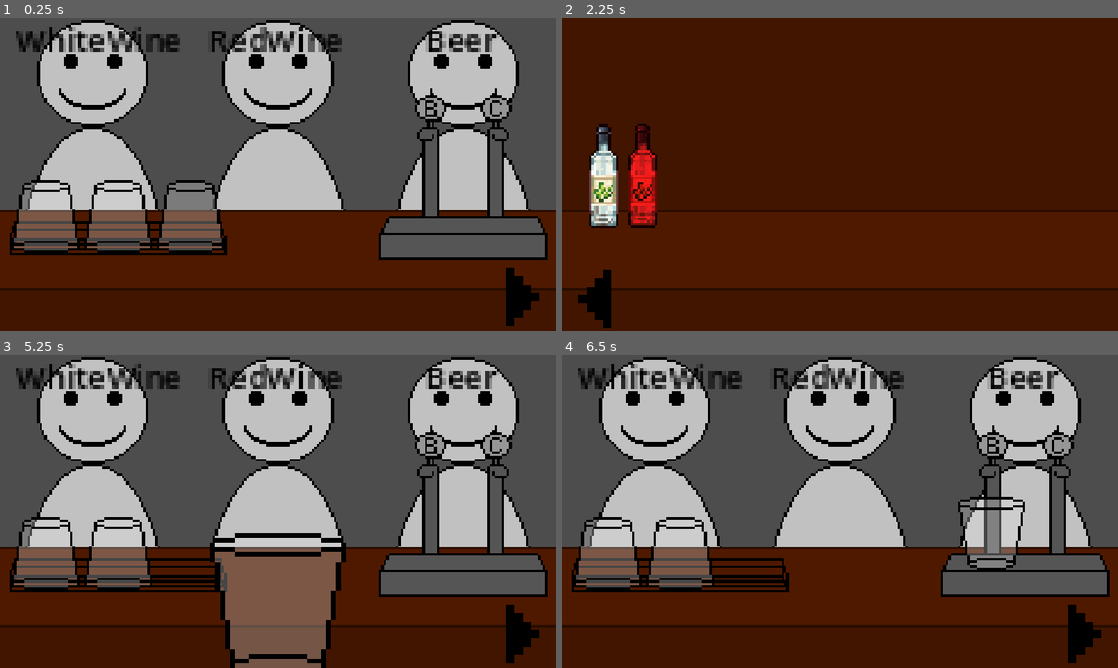
Above: before the commit, frames 1-4 (two rows, left to right).
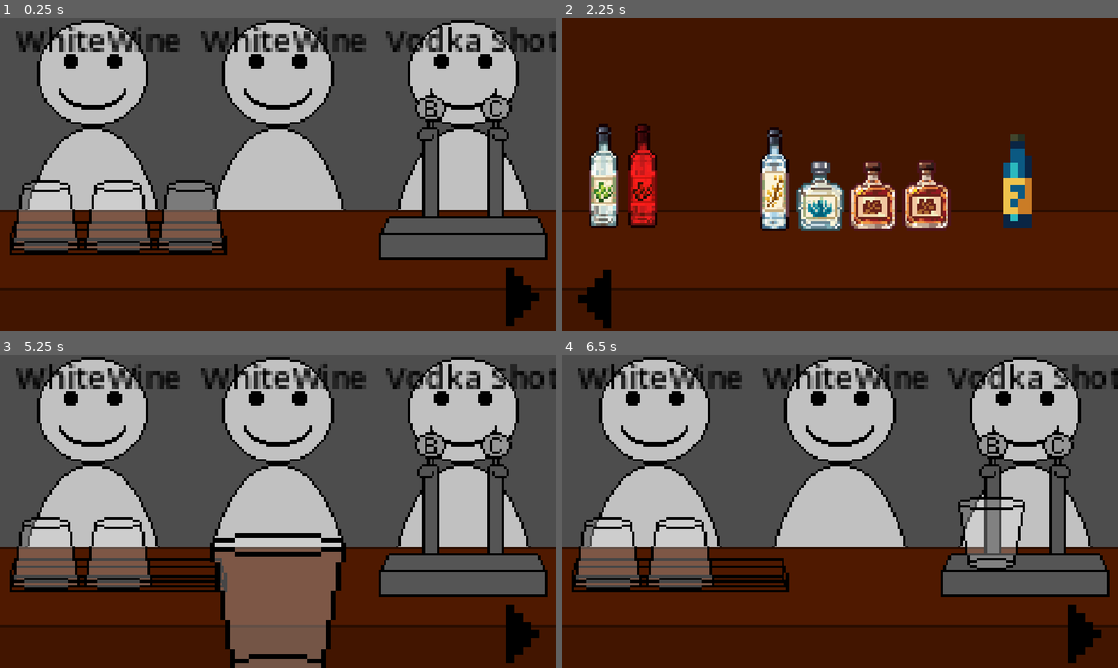
Above: after the commit, the same moments.

Repository: MJw0lf/ShiftGameJam
Game: Godot game, scene res://Scenes/test_scene.tscn
Same seed, same stepped clock (60 frames per second), same inputs: the game is played once before the commit and once after it. The project has no main scene, so this scene is started directly.
Inputs (mouse positions are in pixels of both pictures, inside the frame that each line leads up to):
- Up to frame 1 (0.25 s): no input
- Up to frame 2 (2.25 s): click (1084, 296) at 0.5 s; click (595, 299) at 1.25 s; click (1084, 296) at 2 s
- Up to frame 3 (5.25 s): click (33, 636) at 2.75 s; click (522, 633) at 3.5 s; click (33, 636) at 4.25 s; tap Enter (ui_accept) at 5 s; move the mouse to (116, 555) at 5.02 s; click (116, 555) at 5.1 s
- Up to frame 4 (6.5 s): tap Enter (ui_accept) at 5.27, 5.75, 6.02 s; move the mouse to (984, 561) at 5.77 s; click (984, 561) at 5.85 s

The runs differ from the first frame. In frame 1, 2.4% of the frame differs, in the area x 36-100%, y 2-11%; in frame 2, 7.3%, in the area x 35-85%, y 34-68%; in frame 3, 2.4%; in frame 4, 2.4%.

Commit message:
Labels kinda work

Diff:
--- /dev/null
+++ b/Objects/Alcohol/gin.tscn
@@ -0,0 +1,39 @@
+[gd_scene format=3 uid="uid://dsma3ynabrhjv"]
+
+[ext_resource type="Texture2D" uid="uid://drjm0ufol3uir" path="res://Textures/Placeholder/Alcohol/0007.png" id="1_x0o1h"]
+[ext_resource type="Script" uid="uid://05y2kjasjnnx" path="res://Scripts/alcohol_controller.gd" id="2_3u7ij"]
+
+[sub_resource type="RectangleShape2D" id="RectangleShape2D_3u7ij"]
+size = Vector2(20, 29.000004)
+
+[node name="Gin" type="Sprite2D" unique_id=976820995]
+texture = ExtResource("1_x0o1h")
+script = ExtResource("2_3u7ij")
+alcohol_name = "Gin"
+
+[node name="Area2D" type="Area2D" parent="." unique_id=1570791893]
+
+[node name="CollisionShape2D" type="CollisionShape2D" parent="Area2D" unique_id=1224046382]
+position = Vector2(9.685759e-08, -0.49999988)
+scale = Vector2(0.9999998, 0.9999998)
+shape = SubResource("RectangleShape2D_3u7ij")
+
+[node name="Label" type="Label" parent="." unique_id=1183174169]
+anchors_preset = -1
+anchor_left = 0.51600003
+anchor_top = 0.14600001
+anchor_right = 0.51600003
+anchor_bottom = 0.14600001
+offset_left = -27.064
+offset_top = -13.898
+offset_right = 25.936
+offset_bottom = 0.10199988
+offset_transform_enabled = true
+offset_transform_position = Vector2(-53, -44)
+theme_override_font_sizes/font_size = 20
+text = "WhiteWine"
+horizontal_alignment = 1
+metadata/_edit_use_anchors_ = true
+
+[connection signal="mouse_entered" from="Area2D" to="." method="_on_mouse_entered"]
+[connection signal="mouse_exited" from="Area2D" to="." method="_on_mouse_exited"]
--- a/Objects/Alcohol/red_wine.tscn
+++ b/Objects/Alcohol/red_wine.tscn
@@ -8,7 +8,6 @@
 
 [node name="RedWine" type="Sprite2D" unique_id=1705242513]
 modulate = Color(1, 0.12156863, 0.12156863, 1)
-scale = Vector2(5, 5)
 texture = ExtResource("1_j67if")
 script = ExtResource("1_frckh")
 alcohol_name = "RedWine"
@@ -20,5 +19,22 @@
 scale = Vector2(0.9999998, 0.9999998)
 shape = SubResource("RectangleShape2D_j67if")
 
+[node name="Label" type="Label" parent="." unique_id=795932408]
+anchors_preset = -1
+anchor_left = 0.51600003
+anchor_top = 0.14600001
+anchor_right = 0.51600003
+anchor_bottom = 0.14600001
+offset_left = -27.064
+offset_top = -13.898
+offset_right = 25.936
+offset_bottom = 0.10199988
+offset_transform_enabled = true
+offset_transform_position = Vector2(-53, -44)
+theme_override_font_sizes/font_size = 20
+text = "WhiteWine"
+horizontal_alignment = 1
+metadata/_edit_use_anchors_ = true
+
 [connection signal="mouse_entered" from="Area2D" to="." method="_on_mouse_entered"]
 [connection signal="mouse_exited" from="Area2D" to="." method="_on_mouse_exited"]
--- /dev/null
+++ b/Objects/Alcohol/rum.tscn
@@ -0,0 +1,39 @@
+[gd_scene format=3 uid="uid://cf4dr6g4hmu0v"]
+
+[ext_resource type="Texture2D" uid="uid://bk8h21qorkmye" path="res://Textures/Placeholder/Alcohol/0006.png" id="1_0nk0v"]
+[ext_resource type="Script" uid="uid://05y2kjasjnnx" path="res://Scripts/alcohol_controller.gd" id="2_wjvur"]
+
+[sub_resource type="RectangleShape2D" id="RectangleShape2D_3u7ij"]
+size = Vector2(20, 29.000004)
+
+[node name="Rum" type="Sprite2D" unique_id=976820995]
+texture = ExtResource("1_0nk0v")
+script = ExtResource("2_wjvur")
+alcohol_name = "Rum"
+
+[node name="Area2D" type="Area2D" parent="." unique_id=1570791893]
+
+[node name="CollisionShape2D" type="CollisionShape2D" parent="Area2D" unique_id=1224046382]
+position = Vector2(9.685759e-08, -0.49999988)
+scale = Vector2(0.9999998, 0.9999998)
+shape = SubResource("RectangleShape2D_3u7ij")
+
+[node name="Label" type="Label" parent="." unique_id=259202087]
+anchors_preset = -1
+anchor_left = 0.51600003
+anchor_top = 0.14600001
+anchor_right = 0.51600003
+anchor_bottom = 0.14600001
+offset_left = -27.064
+offset_top = -13.898
+offset_right = 25.936
+offset_bottom = 0.10199988
+offset_transform_enabled = true
+offset_transform_position = Vector2(-53, -44)
+theme_override_font_sizes/font_size = 20
+text = "WhiteWine"
+horizontal_alignment = 1
+metadata/_edit_use_anchors_ = true
+
+[connection signal="mouse_entered" from="Area2D" to="." method="_on_mouse_entered"]
+[connection signal="mouse_exited" from="Area2D" to="." method="_on_mouse_exited"]
--- /dev/null
+++ b/Objects/Alcohol/soda_water.tscn
@@ -0,0 +1,39 @@
+[gd_scene format=3 uid="uid://cew00rcfkvj2s"]
+
+[ext_resource type="Texture2D" uid="uid://dybdeyw82kb6k" path="res://Textures/Placeholder/Alcohol/Liquor Bottle 10.png" id="1_hqd6v"]
+[ext_resource type="Script" uid="uid://05y2kjasjnnx" path="res://Scripts/alcohol_controller.gd" id="2_rg4st"]
+
+[sub_resource type="RectangleShape2D" id="RectangleShape2D_hqd6v"]
+size = Vector2(4.0000005, 14.000002)
+
+[node name="SodaWater" type="Sprite2D" unique_id=976820995]
+texture = ExtResource("1_hqd6v")
+script = ExtResource("2_rg4st")
+alcohol_name = "SodaWater"
+
+[node name="Area2D" type="Area2D" parent="." unique_id=1570791893]
+
+[node name="CollisionShape2D" type="CollisionShape2D" parent="Area2D" unique_id=1224046382]
+position = Vector2(-2.3841858e-07, -2.3841858e-07)
+scale = Vector2(0.9999998, 0.9999998)
+shape = SubResource("RectangleShape2D_hqd6v")
+
+[node name="Label" type="Label" parent="." unique_id=1054691419]
+anchors_preset = -1
+anchor_left = 0.51600003
+anchor_top = 0.14600001
+anchor_right = 0.51600003
+anchor_bottom = 0.14600001
+offset_left = -27.064
+offset_top = -13.898
+offset_right = 25.936
+offset_bottom = 0.10199988
+offset_transform_enabled = true
+offset_transform_position = Vector2(-53, -44)
+theme_override_font_sizes/font_size = 20
+text = "WhiteWine"
+horizontal_alignment = 1
+metadata/_edit_use_anchors_ = true
+
+[connection signal="mouse_entered" from="Area2D" to="." method="_on_mouse_entered"]
+[connection signal="mouse_exited" from="Area2D" to="." method="_on_mouse_exited"]
--- /dev/null
+++ b/Objects/Alcohol/tequila.tscn
@@ -0,0 +1,39 @@
+[gd_scene format=3 uid="uid://bb76suaf44e63"]
+
+[ext_resource type="Texture2D" uid="uid://bk8h21qorkmye" path="res://Textures/Placeholder/Alcohol/0006.png" id="1_dbu6m"]
+[ext_resource type="Script" uid="uid://05y2kjasjnnx" path="res://Scripts/alcohol_controller.gd" id="2_me23m"]
+
+[sub_resource type="RectangleShape2D" id="RectangleShape2D_3u7ij"]
+size = Vector2(20, 29.000004)
+
+[node name="Tequila" type="Sprite2D" unique_id=976820995]
+texture = ExtResource("1_dbu6m")
+script = ExtResource("2_me23m")
+alcohol_name = "Tequila"
+
+[node name="Area2D" type="Area2D" parent="." unique_id=1570791893]
+
+[node name="CollisionShape2D" type="CollisionShape2D" parent="Area2D" unique_id=1224046382]
+position = Vector2(9.685759e-08, -0.49999988)
+scale = Vector2(0.9999998, 0.9999998)
+shape = SubResource("RectangleShape2D_3u7ij")
+
+[node name="Label" type="Label" parent="." unique_id=2003494521]
+anchors_preset = -1
+anchor_left = 0.51600003
+anchor_top = 0.14600001
+anchor_right = 0.51600003
+anchor_bottom = 0.14600001
+offset_left = -27.064
+offset_top = -13.898
+offset_right = 25.936
+offset_bottom = 0.10199988
+offset_transform_enabled = true
+offset_transform_position = Vector2(-53, -44)
+theme_override_font_sizes/font_size = 20
+text = "WhiteWine"
+horizontal_alignment = 1
+metadata/_edit_use_anchors_ = true
+
+[connection signal="mouse_entered" from="Area2D" to="." method="_on_mouse_entered"]
+[connection signal="mouse_exited" from="Area2D" to="." method="_on_mouse_exited"]
--- /dev/null
+++ b/Objects/Alcohol/vodka.tscn
@@ -0,0 +1,39 @@
+[gd_scene format=3 uid="uid://wauhme7fp67k"]
+
+[ext_resource type="Texture2D" uid="uid://du1f64ay6t3uo" path="res://Textures/Placeholder/Alcohol/0002.png" id="1_4sp6s"]
+[ext_resource type="Script" uid="uid://05y2kjasjnnx" path="res://Scripts/alcohol_controller.gd" id="2_xe4pd"]
+
+[sub_resource type="RectangleShape2D" id="RectangleShape2D_xe4pd"]
+size = Vector2(12.000002, 43.000004)
+
+[node name="Vodka" type="Sprite2D" unique_id=976820995]
+texture = ExtResource("1_4sp6s")
+script = ExtResource("2_xe4pd")
+alcohol_name = "Vodka"
+
+[node name="Area2D" type="Area2D" parent="." unique_id=1570791893]
+
+[node name="CollisionShape2D" type="CollisionShape2D" parent="Area2D" unique_id=1224046382]
+position = Vector2(9.685759e-08, 0.49999952)
+scale = Vector2(0.9999998, 0.9999998)
+shape = SubResource("RectangleShape2D_xe4pd")
+
+[node name="Label" type="Label" parent="." unique_id=895923063]
+anchors_preset = -1
+anchor_left = 0.51600003
+anchor_top = 0.14600001
+anchor_right = 0.51600003
+anchor_bottom = 0.14600001
+offset_left = -27.064
+offset_top = -13.898
+offset_right = 25.936
+offset_bottom = 0.10199988
+offset_transform_enabled = true
+offset_transform_position = Vector2(-53, -44)
+theme_override_font_sizes/font_size = 20
+text = "WhiteWine"
+horizontal_alignment = 1
+metadata/_edit_use_anchors_ = true
+
+[connection signal="mouse_entered" from="Area2D" to="." method="_on_mouse_entered"]
+[connection signal="mouse_exited" from="Area2D" to="." method="_on_mouse_exited"]
--- a/Objects/Alcohol/white_wine.tscn
+++ b/Objects/Alcohol/white_wine.tscn
@@ -18,5 +18,22 @@
 scale = Vector2(0.9999998, 0.9999998)
 shape = SubResource("RectangleShape2D_nk0g4")
 
+[node name="Label" type="Label" parent="." unique_id=56781794]
+anchors_preset = -1
+anchor_left = 0.51600003
+anchor_top = 0.14600001
+anchor_right = 0.51600003
+anchor_bottom = 0.14600001
+offset_left = -27.064
+offset_top = -13.898
+offset_right = 25.936
+offset_bottom = 0.10199988
+offset_transform_enabled = true
+offset_transform_position = Vector2(-53, -44)
+theme_override_font_sizes/font_size = 20
+text = "WhiteWine"
+horizontal_alignment = 1
+metadata/_edit_use_anchors_ = true
+
 [connection signal="mouse_entered" from="Area2D" to="." method="_on_mouse_entered"]
 [connection signal="mouse_exited" from="Area2D" to="." method="_on_mouse_exited"]
--- a/Scenes/test_scene.tscn
+++ b/Scenes/test_scene.tscn
@@ -9,6 +9,11 @@
 [ext_resource type="Script" uid="uid://ombss1mccrdw" path="res://Scripts/ui_controller.gd" id="6_d3awe"]
 [ext_resource type="Texture2D" uid="uid://y6reho76lb53" path="res://Textures/Placeholder/SideArrow.png" id="6_oho3u"]
 [ext_resource type="PackedScene" uid="uid://os8adywn83ki" path="res://Objects/Alcohol/red_wine.tscn" id="9_d3awe"]
+[ext_resource type="PackedScene" uid="uid://wauhme7fp67k" path="res://Objects/Alcohol/vodka.tscn" id="10_yglu3"]
+[ext_resource type="PackedScene" uid="uid://dsma3ynabrhjv" path="res://Objects/Alcohol/gin.tscn" id="11_bwjpn"]
+[ext_resource type="PackedScene" uid="uid://cf4dr6g4hmu0v" path="res://Objects/Alcohol/rum.tscn" id="12_4blnk"]
+[ext_resource type="PackedScene" uid="uid://bb76suaf44e63" path="res://Objects/Alcohol/tequila.tscn" id="13_tnimv"]
+[ext_resource type="PackedScene" uid="uid://cew00rcfkvj2s" path="res://Objects/Alcohol/soda_water.tscn" id="14_tnimv"]
 
 [node name="TestScene" type="Node2D" unique_id=1980446807]
 script = ExtResource("1_hb2xm")
@@ -77,6 +82,27 @@
 
 [node name="RedWine" parent="." unique_id=1705242513 instance=ExtResource("9_d3awe")]
 position = Vector2(1319.0001, 324.00003)
+scale = Vector2(5, 5)
+
+[node name="Vodka" parent="." unique_id=976820995 instance=ExtResource("10_yglu3")]
+position = Vector2(1592, 331.00003)
+scale = Vector2(5, 5)
+
+[node name="Gin" parent="." unique_id=1560322455 instance=ExtResource("11_bwjpn")]
+position = Vector2(1687.0001, 371.00003)
+scale = Vector2(5, 5)
+
+[node name="Rum" parent="." unique_id=1172441223 instance=ExtResource("12_4blnk")]
+position = Vector2(1796.0001, 371.00003)
+scale = Vector2(5, 5)
+
+[node name="Tequila" parent="." unique_id=1264578827 instance=ExtResource("13_tnimv")]
+position = Vector2(1907, 370)
+scale = Vector2(5, 5)
+
+[node name="SodaWater" parent="." unique_id=2124837610 instance=ExtResource("14_tnimv")]
+position = Vector2(2096.0002, 338.00003)
+scale = Vector2(15, 15)
 
 [connection signal="pressed" from="Camera2D/UI/GoRight" to="Camera2D/UI" method="_on_go_right_pressed"]
 [connection signal="pressed" from="Camera2D/UI/GoLeft" to="Camera2D/UI" method="_on_go_left_pressed"]
--- a/Scripts/alcohol_controller.gd
+++ b/Scripts/alcohol_controller.gd
@@ -8,10 +8,15 @@
 
 var scene_manager : Node2D
 
+@onready var name_label : Label = $Label
+
 func _ready() -> void:
 	normal_pos = position
 
 	scene_manager = get_parent()
+	name_label.visible = false
+	name_label.scale = Vector2.ONE/scale
+	name_label.global_position = global_position+Vector2(0, -50)
 
 func _physics_process(delta: float) -> void:
 	if can_click and Input.is_action_just_pressed("click"):
@@ -23,6 +28,11 @@
 	can_click = true
 	position.y -= up_by
 
+	name_label.visible = true
+	name_label.text = alcohol_name
+
 func _on_mouse_exited() -> void:
 	can_click = false
 	position = normal_pos
+
+	name_label.visible = false
--- a/Scripts/drink_list.gd
+++ b/Scripts/drink_list.gd
@@ -5,7 +5,11 @@
 	"Beer" : ["Beer"],
 	"Cider" : ["Cider"],
 	"RedWine" : ["RedWine"],
-	"WhiteWine" : ["WhiteWine"]
+	"WhiteWine" : ["WhiteWine"],
+	"Vodka Shot" : ["Vodka"],
+	"Tequila Shot" : ["Tequila"],
+	"Gin" : ["Gin"],
+	"Rum" : ["Rum"]
 }
 
 func find_drink(ingredients : Array) -> String:
